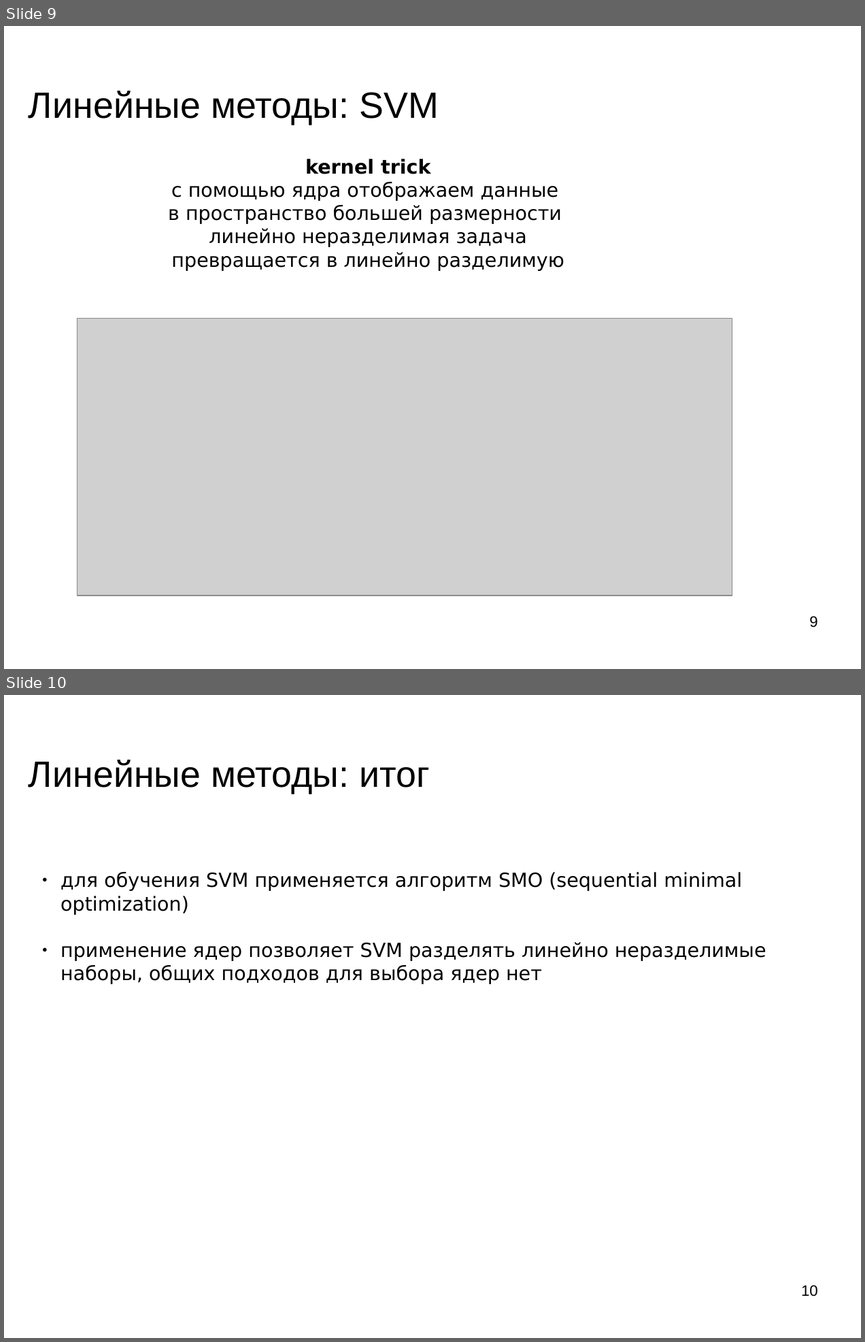
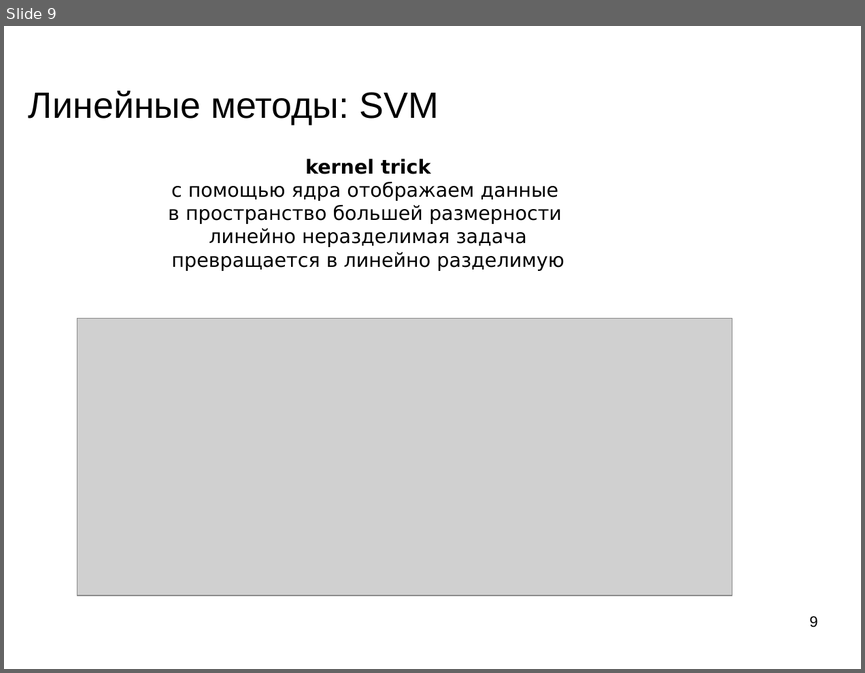
Before and after one commit to mechanoid5/ml_lectorium_legacy, a slide deck: 18-svm.odp. Shown one above the other, each under a label of ours: slides 9 and 10 before the commit, slide 9 after it. The pictures are 865x1342 and 865x673 pixels, drawn with LibreOffice and Linux fonts; fonts in the diff are those of the drawing; grey boxes stand for pictures; background and template pictures are left out. Boxes give left, top, right and bottom in pixels: in the first picture for what was removed or moved away, otherwise in the second. Text is boxed around its words. In the diff, an @@ line names an element or a change of style, - is before the commit and + after.

```diff
--- a/18-svm.odp
+++ b/18-svm.odp
@@ slide 10 removed at (x1=4, y1=695, x2=861, y2=1338), background picture (left out) @@
@@ title removed at (x1=28, y1=760, x2=430, y2=794) @@
-Линейные методы: итог
@@ text removed at (x1=60, y1=872, x2=766, y2=984) @@
-● для обучения SVM применяется алгоритм SMO (sequential minimal optimization)
-● применение ядер позволяет SVM разделять линейно неразделимые наборы, общих подходов для выбора ядер нет
@@ page number removed at (x1=801, y1=1285, x2=818, y2=1296) @@
-10
```
Also in this commit, not shown: 1 slide changed, 7 other files.
